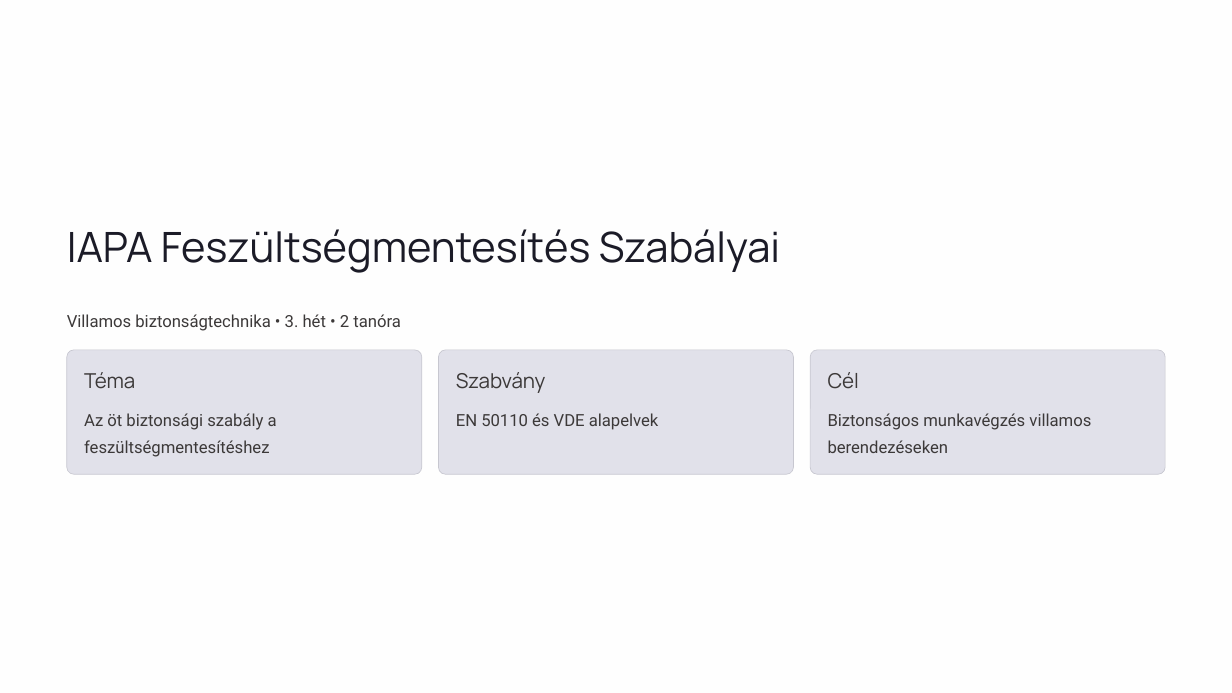
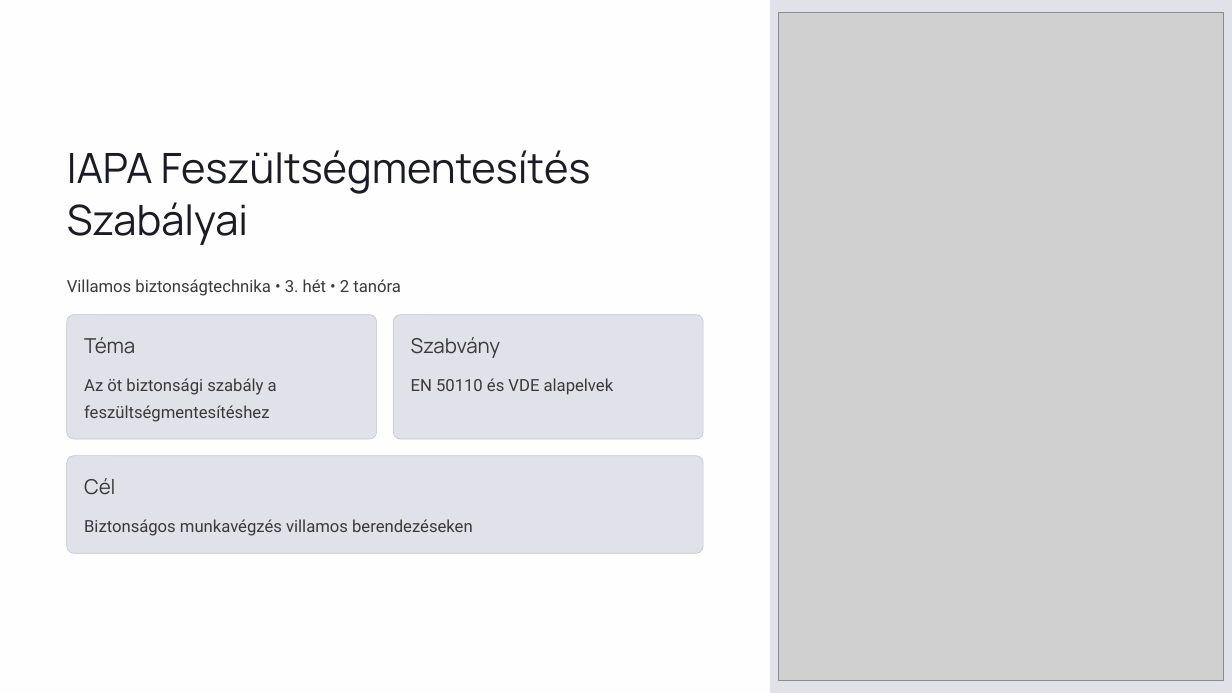
Before and after one commit to zsfazekas65-stack/IAP, a slide deck: slide 1 of ppt/villamosszereles11/03_het.pptx. Drawn at 1232x693 pixels with LibreOffice and Linux fonts; fonts in the diff are those of the drawing; grey boxes stand for pictures. Boxes give left, top, right and bottom in pixels: in the first picture for what was removed or moved away, otherwise in the second. Text is boxed around its words. In the diff, an @@ line names an element or a change of style, - is before the commit and + after.

```diff
--- a/ppt/villamosszereles11/03_het.pptx
+++ b/ppt/villamosszereles11/03_het.pptx
@@ rectangle added at [770,0,1232,693], fill #E1E1EA @@
@@ picture added at [778,13,1224,681] @@
@@ text "IAPA Feszültségmentesítés Szabályai" rewrapped from [67,229,780,273] to [67,150,591,245] @@
@@ text "Villamos biztonságtechnika • 3. hét ...": place and size @@
-text "Villamos biztonságtechnika • 3. hét ..." at [67,314,401,331]
+text "Villamos biztonságtechnika • 3. hét ..." at [67,279,401,296]
@@ rounded rectangle: place and size @@
-rounded rectangle at [67,350,421,475]
+rounded rectangle at [67,315,376,440]
@@ rounded rectangle: place and size @@
-rounded rectangle at [439,350,794,475]
+rounded rectangle at [394,315,703,440]
@@ text "Téma": place and size @@
-text "Téma" at [84,372,135,389]
+text "Téma" at [84,337,135,354]
@@ text "Szabvány": place and size @@
-text "Szabvány" at [456,372,546,393]
+text "Szabvány" at [411,337,501,358]
@@ rounded rectangle removed at [811,350,1165,475] @@
@@ text "Az öt biztonsági szabály a ...": place and size @@
-text "Az öt biztonsági szabály a ..." at [84,413,277,457]
+text "Az öt biztonsági szabály a ..." at [84,378,277,422]
@@ text "EN 50110 és VDE alapelvek": place and size @@
-text "EN 50110 és VDE alapelvek" at [456,413,659,430]
+text "EN 50110 és VDE alapelvek" at [411,378,614,395]
@@ rounded rectangle added at [67,456,703,554], fill #E1E1EA, outline #C7C7D0 0.5 pt @@
@@ text "Cél": place and size @@
-text "Cél" at [828,372,859,389]
+text "Cél" at [84,478,115,495]
@@ text "Biztonságos munkavégzés villamos berendezéseken" rewrapped from [828,413,1091,453] to [84,519,473,536] @@
```
Also in this commit, not shown: 16 other slides changed.
